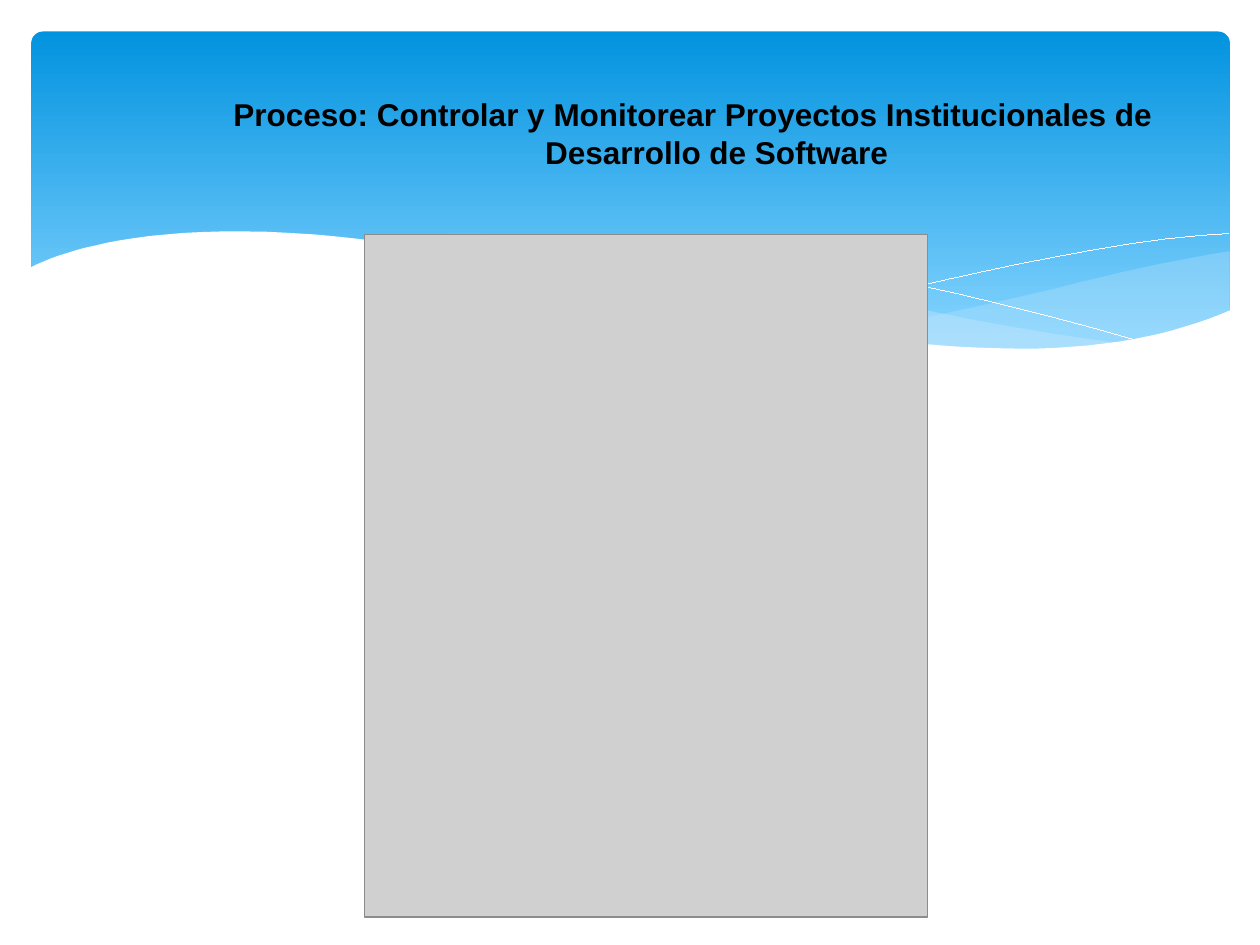
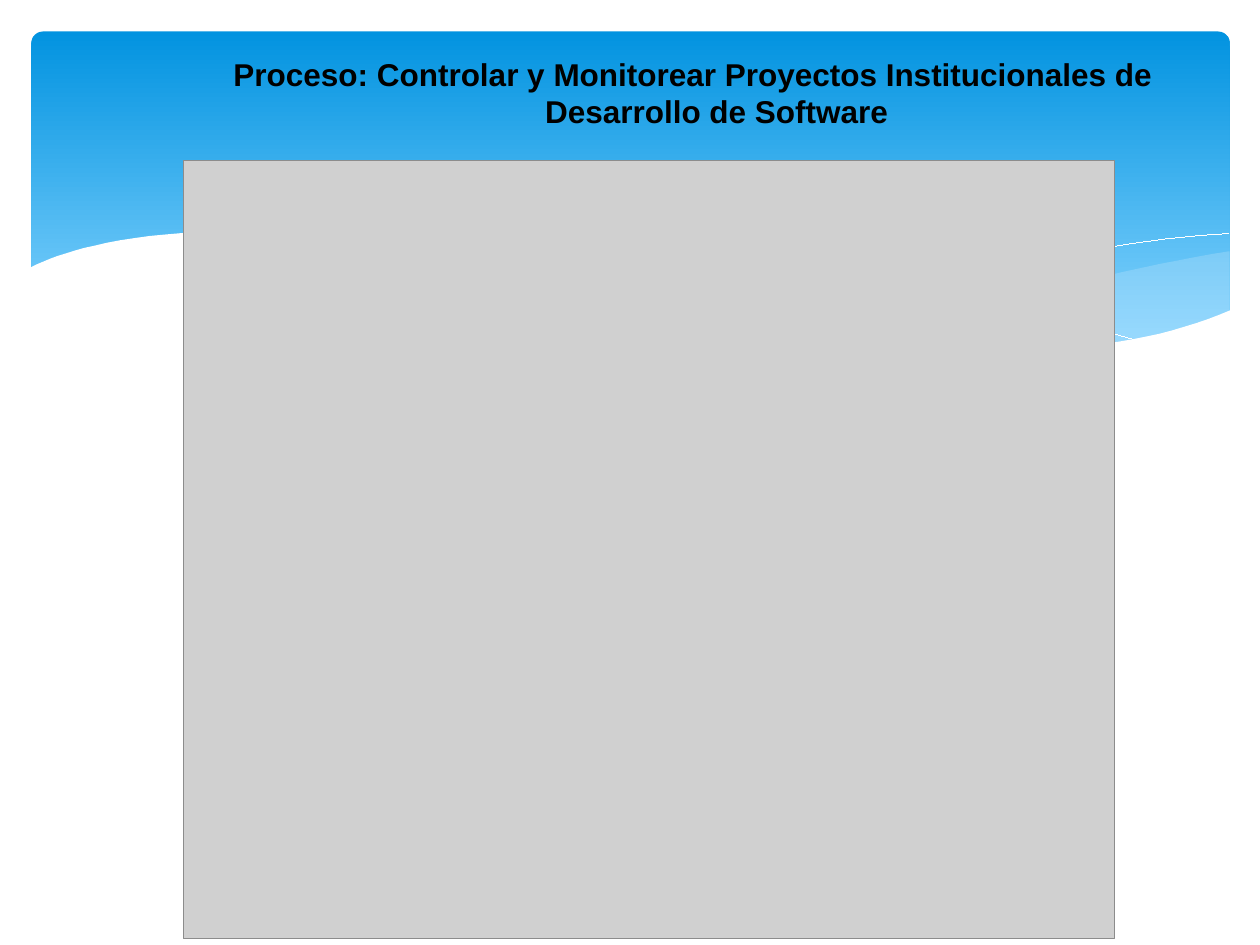
Before and after one commit to orlysemperfi/cmmi-sw-inei, a slide deck: slide 27 of PPT ENTREGABLE2 CMMI.pptx (slide 24 before the commit). Drawn at 1260x945 pixels with LibreOffice and Linux fonts; fonts in the diff are those of the drawing; grey boxes stand for pictures. Boxes give left, top, right and bottom in pixels: in the first picture for what was removed or moved away, otherwise in the second. Text is boxed around its words. In the diff, an @@ line names an element or a change of style, - is before the commit and + after.

Commit message:
ppt version final

```diff
--- a/PPT ENTREGABLE2 CMMI.pptx
+++ b/PPT ENTREGABLE2 CMMI.pptx
@@ text "Proceso: Controlar y Monitorear Proyectos ...": place and size @@
-text "Proceso: Controlar y Monitorear Proyectos ..." at [233, 103, 1152, 165]
+text "Proceso: Controlar y Monitorear Proyectos ..." at [233, 63, 1152, 124]
@@ picture: place and size @@
-picture at [364, 234, 927, 917]
+picture at [184, 160, 1115, 939]
```
Also in this commit, not shown: 8 other slides changed, 5 slides added, 1 slide removed.
